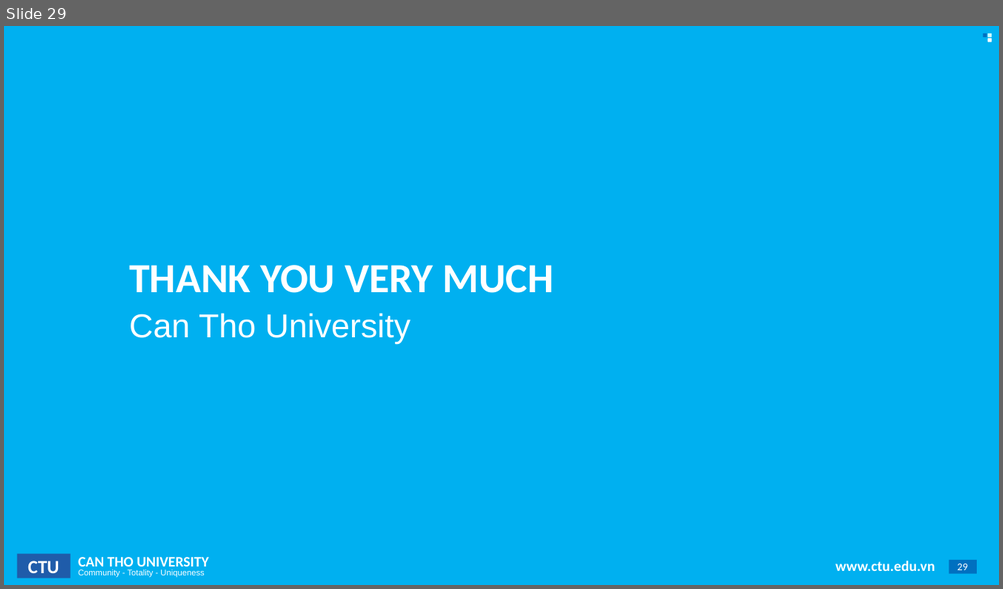
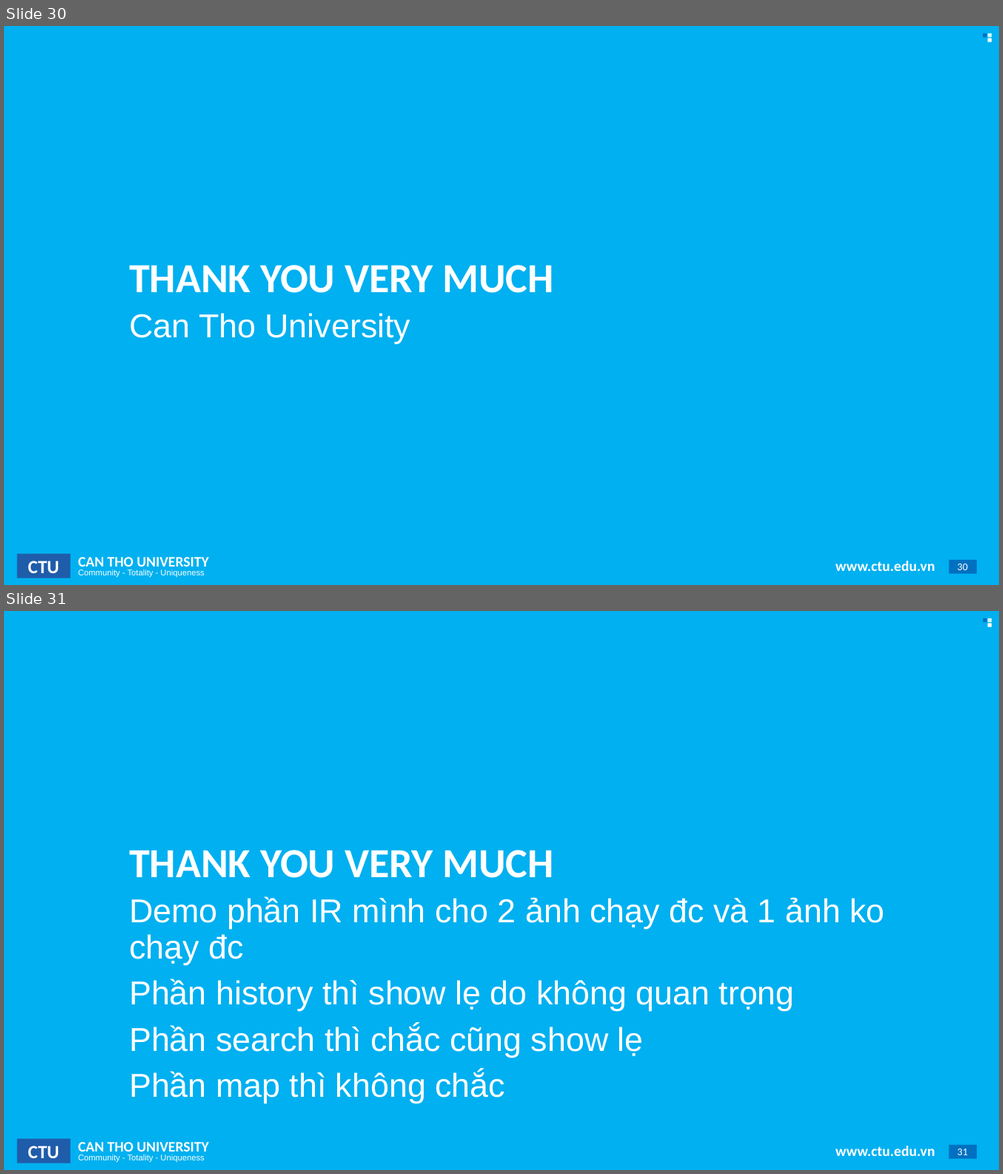
Before and after one commit to CommonHouseCat/fungiscan-mushroom-identifier, a slide deck: Báo cáo/GraduationThesis.pptx. Shown one above the other, each under a label of ours: slide 29 before the commit, slides 30 and 31 after it. The pictures are 1003x589 and 1003x1174 pixels, drawn with LibreOffice and Linux fonts; fonts in the diff are those of the drawing; background and template pictures are left out. Boxes give left, top, right and bottom in pixels: in the first picture for what was removed or moved away, otherwise in the second. Text is boxed around its words. In the diff, an @@ line names an element or a change of style, - is before the commit and + after.

```diff
--- a/Báo cáo/GraduationThesis.pptx
+++ b/Báo cáo/GraduationThesis.pptx
@@ slide 31 added at <box>4,611,999,1170</box>, background #00B0F0; not listed: 9 template elements that a slide beside it also shows @@
@@ title added at <box>129,850,554,878</box>, 40 pt, text #FFFFFF, bold @@
+THANK YOU VERY MUCH
@@ subtitle added at <box>129,897,884,1104</box>, 32 pt, text #FFFFFF @@
+Demo phần IR mình cho 2 ảnh chạy đc và 1 ảnh ko chạy đc
+Phần history thì show lẹ do không quan trọng
+Phần search thì chắc cũng show lẹ
+Phần map thì không chắc
@@ what was slide 29 is now slide 30 @@
@@ page number at <box>957,564,967,571</box>: text changed @@
-29
+30
```
Also in this commit, not shown: 2 slides changed, 1 other slide added, 1 other file.
